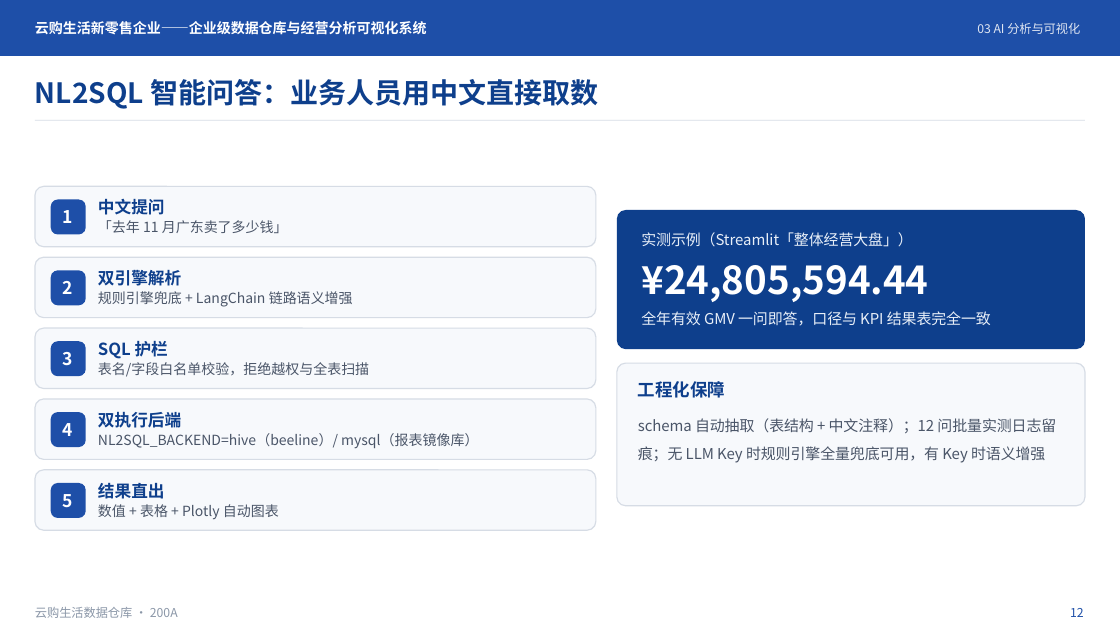
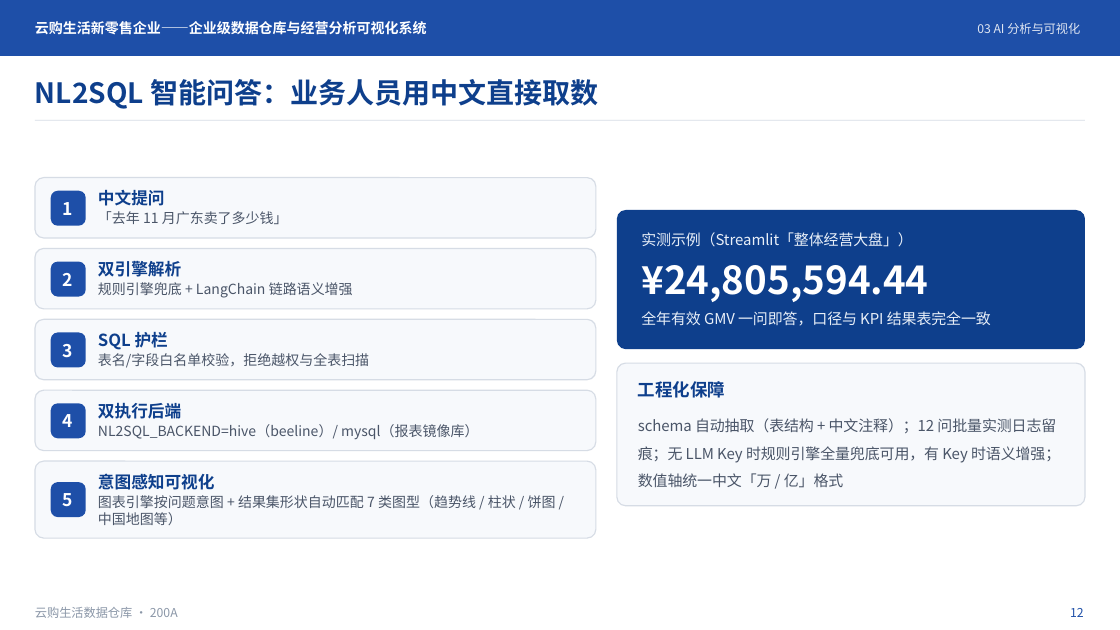
Before and after one commit to wangzhida26/hive-project, a slide deck: slide 12 of docs/答辩演示/综合答辩演示.pptx. Drawn at 1120x630 pixels with LibreOffice and Linux fonts; fonts in the diff are those of the drawing. Boxes give left, top, right and bottom in pixels: in the first picture for what was removed or moved away, otherwise in the second. Text is boxed around its words. In the diff, an @@ line names an element or a change of style, - is before the commit and + after.

Commit message:
docs(ppt): 答辩PPT完善至17页——新增难点攻坚页、智能问答意图感知可视化
- P12/P13 补充第5周图表引擎能力（7类图型自动匹配、中国地图合规渲染、中文万/亿格式）
- 新增 P15 难点攻坚与实训心得（四个真实故障：HiveServer2 pid残留 / Superset 422 / ODS翻倍 / GeoJSON环方向）
- 原 P15/P16 顺延为 P16/P17，页脚页码同步
- 同步更新 DESIGN.md、答辩稿、答辩讲稿、演示流程单（16页→17页）

```diff
--- a/docs/答辩演示/综合答辩演示.pptx
+++ b/docs/答辩演示/综合答辩演示.pptx
@@ 12 texts, 8 rounded rectangles: place and size @@
-12 texts, 8 rounded rectangles at [35, 187, 597, 460]
+12 texts, 8 rounded rectangles at [35, 177, 597, 451]
@@ text at [638, 418, 1060, 488]: text changed @@
-schema 自动抽取（表结构 + 中文注释）；12 问批量实测日志留痕；无 LLM Key 时规则引擎全量兜底可用，有 Key 时语义增强
+schema 自动抽取（表结构 + 中文注释）；12 问批量实测日志留痕；无 LLM Key 时规则引擎全量兜底可用，有 Key 时语义增强；数值轴统一中文「万 / 亿」格式
@@ rounded rectangle: place and size @@
-rounded rectangle at [35, 470, 597, 530]
+rounded rectangle at [35, 461, 597, 539]
@@ rounded rectangle at [35, 461, 597, 539]: proportions changed @@
@@ text at [98, 473, 215, 490]: text changed @@
-结果直出
+意图感知可视化
@@ text at [98, 495, 556, 525]: text changed @@
-数值 + 表格 + Plotly 自动图表
+图表引擎按问题意图 + 结果集形状自动匹配 7 类图型（趋势线 / 柱状 / 饼图 / 中国地图等）
```
Also in this commit, not shown: 2 other slides changed, 1 slide added, 9 other files.
